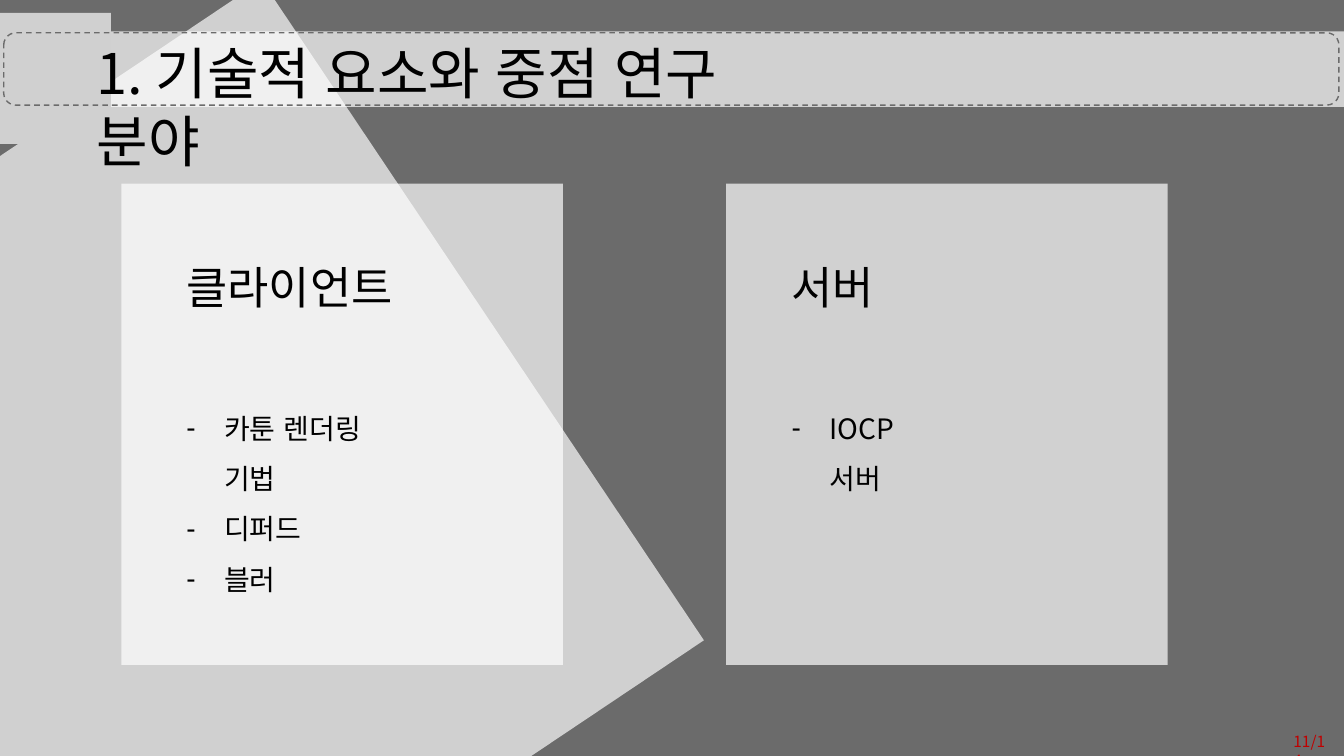
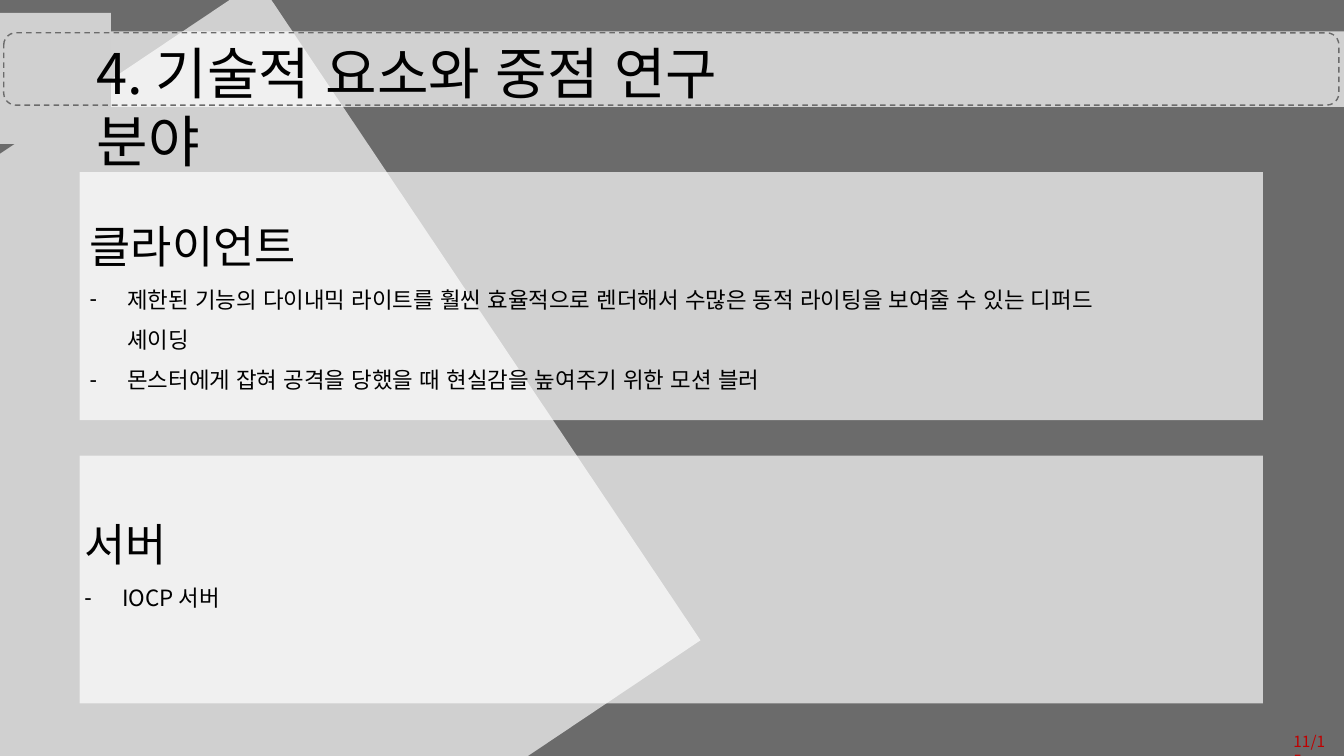
Before and after one commit to eunjiyun/Graduation_Work, a slide deck: slide 11 of Game_Design/Vodoo_Doll.pptx. Drawn at 1344x756 pixels with LibreOffice and Linux fonts; fonts in the diff are those of the drawing; grey boxes stand for pictures. Boxes give left, top, right and bottom in pixels: in the first picture for what was removed or moved away, otherwise in the second. Text is boxed around its words. In the diff, an @@ line names an element or a change of style, - is before the commit and + after.

Commit message:
Edit Game Design
맵 추가.
개인별 준비 현황 페이지 추가.
페이지 번호 수정 및 목차 수정.
기술적 요소 페이지 수정

```diff
--- a/Game_Design/Vodoo_Doll.pptx
+++ b/Game_Design/Vodoo_Doll.pptx
@@ text at box(97, 47, 717, 167): text changed @@
-1. 기술적 요소와 중점 연구 분야
+4. 기술적 요소와 중점 연구 분야
@@ rectangle: place and size @@
-rectangle at box(121, 184, 563, 664)
+rectangle at box(80, 172, 1263, 420)
@@ text "클라이언트": place and size @@
-text "클라이언트" at box(186, 267, 392, 593)
+text "클라이언트" at box(90, 226, 1093, 390)
@@ rectangle removed at box(726, 184, 1168, 664) @@
@@ text at box(127, 289, 1093, 390): text changed; size 20 to 16 pt @@
-– 카툰 렌더링 기법
-– 디퍼드
-– 블러
+– 제한된 기능의 다이내믹 라이트를 훨씬 효율적으로 렌더해서 수많은 동적 라이팅을 보여줄 수 있는 디퍼드 셰이딩
+– 몬스터에게 잡혀 공격을 당했을 때 현실감을 높여주기 위한 모션 블러
@@ rectangle added at box(80, 456, 1263, 704), fill #FFFFFF at 69% opacity @@
@@ text "서버": place and size @@
-text "서버" at box(792, 267, 895, 492)
+text "서버" at box(84, 524, 220, 608)
@@ text at box(122, 587, 220, 608): size 20 to 16 pt in "IOCP 서버" @@
```
Also in this commit, not shown: 12 other slides changed, 1 slide added.
